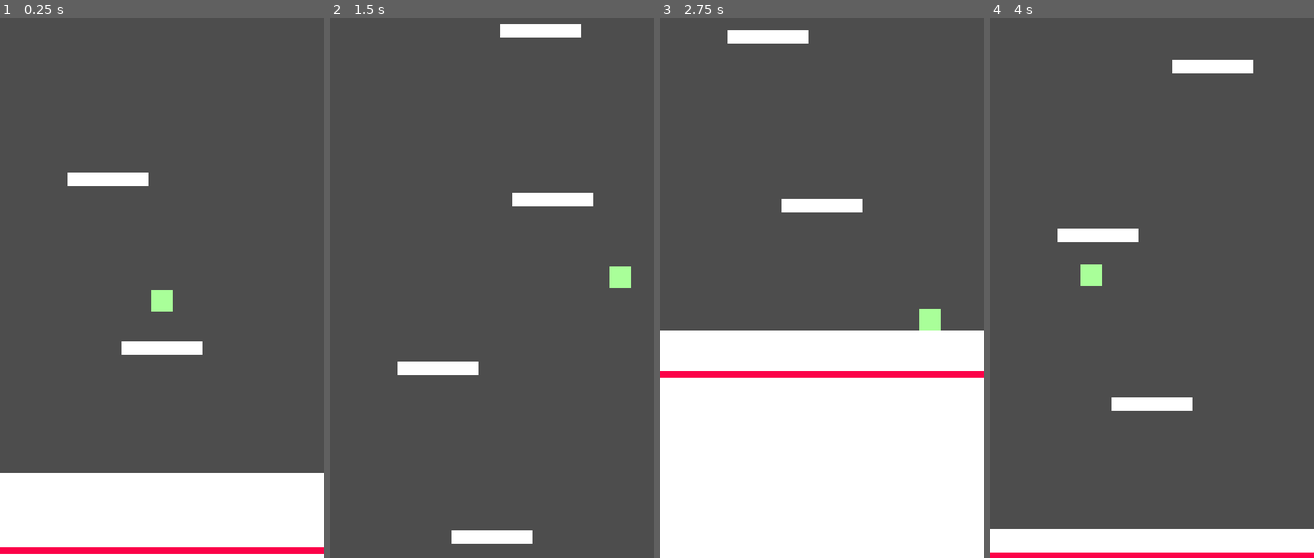
Above: before the commit, frames 1-4 (left to right).
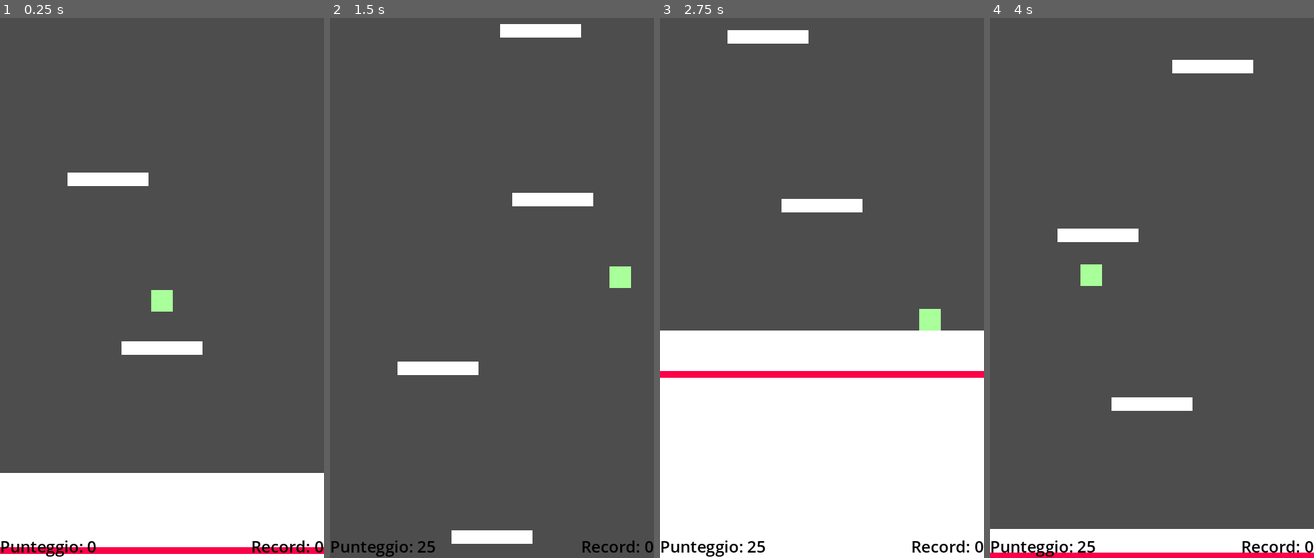
Above: after the commit, the same moments.

Repository: AlessandroDarie/VerticalPlatformer
Game: Godot game, scene res://main.tscn
Two runs of this game, one before a commit and one after it. Both use one fixed random seed, a clock stepped at 60 frames per second and the inputs below.
Inputs:
- Up to frame 1 (0.25 s): no input
- Up to frame 2 (1.5 s): tap Enter (ui_accept) at 0.5, 0.77 s; hold Right (ui_right) from 0.53 s (still down)
- Up to frame 3 (2.75 s): tap Enter (ui_accept) at 1.52 s; release Right (ui_right) at 2.03 s; hold Left (ui_left) from 2.03 s (still down)
- Up to frame 4 (4 s): release Left (ui_left) at 2.78 s; hold Right (ui_right) from 2.78 s (still down); tap Enter (ui_accept) at 3.02, 3.77 s

The runs differ from the first frame. In frame 1, 0.5% of the frame differs, in the area x 0-100%, y 96-100%; in frame 2, 0.5%; in frame 3, 0.5%; in frame 4, 0.5%.

Commit message:
Aggiunti punteggi e record

Diff:
--- /dev/null
+++ b/ScoreUI.gd
@@ -0,0 +1,42 @@
+extends CanvasLayer
+
+@export var player: NodePath  # Colleghiamo il Player
+
+var max_height = 0  # Altezza massima raggiunta
+var highscore = 0   # Record salvato
+
+func _ready():
+	max_height = 0
+	load_highscore()
+
+func _process(delta):
+	if get_tree().get_root().get_node("Main").is_game_over:
+		return  # Se è Game Over non aggiorniamo più
+
+	if player:
+		var player_node = get_node(player)
+		# Siccome Y diminuisce salendo, usiamo -Y
+		var current_height = int(-player_node.global_position.y / 10) - 3
+
+		if current_height > max_height:
+			max_height = current_height
+			$Label.text = "Punteggio: " + str(max_height)
+
+			if max_height > highscore:
+				highscore = max_height
+				save_highscore()
+
+func load_highscore():
+	if FileAccess.file_exists("user://highscore.save"):
+		var file = FileAccess.open("user://highscore.save", FileAccess.READ)
+		highscore = int(file.get_line())
+		file.close()
+
+	# Aggiorna subito il testo del record
+	$RecordLabel.text = "Record: " + str(highscore)
+
+
+func save_highscore():
+	var file = FileAccess.open("user://highscore.save", FileAccess.WRITE)
+	file.store_line(str(highscore))
+	file.close()
--- a/main.tscn
+++ b/main.tscn
@@ -7,6 +7,7 @@
 [ext_resource type="PackedScene" uid="uid://dgw8otnktig05" path="res://laser.tscn" id="5_7mycd"]
 [ext_resource type="PackedScene" uid="uid://b7k2hnvmdsqu" path="res://BasePlatform.tscn" id="5_lquwl"]
 [ext_resource type="Script" uid="uid://daa2yw6bsmv01" path="res://GameOverUI.gd" id="6_7mycd"]
+[ext_resource type="Script" uid="uid://dxxk5npo78jqx" path="res://ScoreUI.gd" id="8_5vw27"]
 
 [sub_resource type="RectangleShape2D" id="RectangleShape2D_7dm0k"]
 size = Vector2(32, 32)
@@ -81,4 +82,33 @@
 grow_vertical = 0
 text = "Riprova"
 
+[node name="ScoreUI" type="CanvasLayer" parent="."]
+script = ExtResource("8_5vw27")
+player = NodePath("../Player")
+
+[node name="Label" type="Label" parent="ScoreUI"]
+anchors_preset = 2
+anchor_top = 1.0
+anchor_bottom = 1.0
+offset_top = -34.0
+offset_right = 143.0
+grow_vertical = 0
+theme_override_colors/font_color = Color(0, 0, 0, 1)
+theme_override_font_sizes/font_size = 24
+text = "Punteggio: 0"
+
+[node name="RecordLabel" type="Label" parent="ScoreUI"]
+anchors_preset = 3
+anchor_left = 1.0
+anchor_top = 1.0
+anchor_right = 1.0
+anchor_bottom = 1.0
+offset_left = -108.0
+offset_top = -34.0
+grow_horizontal = 0
+grow_vertical = 0
+theme_override_colors/font_color = Color(0, 0, 0, 1)
+theme_override_font_sizes/font_size = 24
+text = "Record: 0"
+
 [connection signal="pressed" from="GameOverUI/Button (Riprova)" to="GameOverUI" method="_on_button_riprova_pressed"]
Not shown, added: ScoreUI.gd.uid
Not shown: 1 places in main.tscn that only renumber resources
